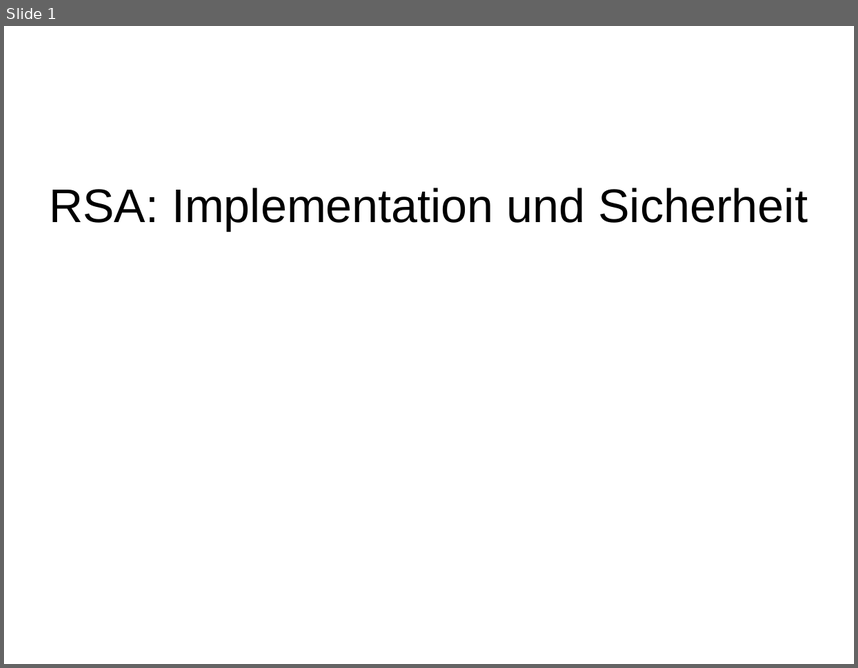
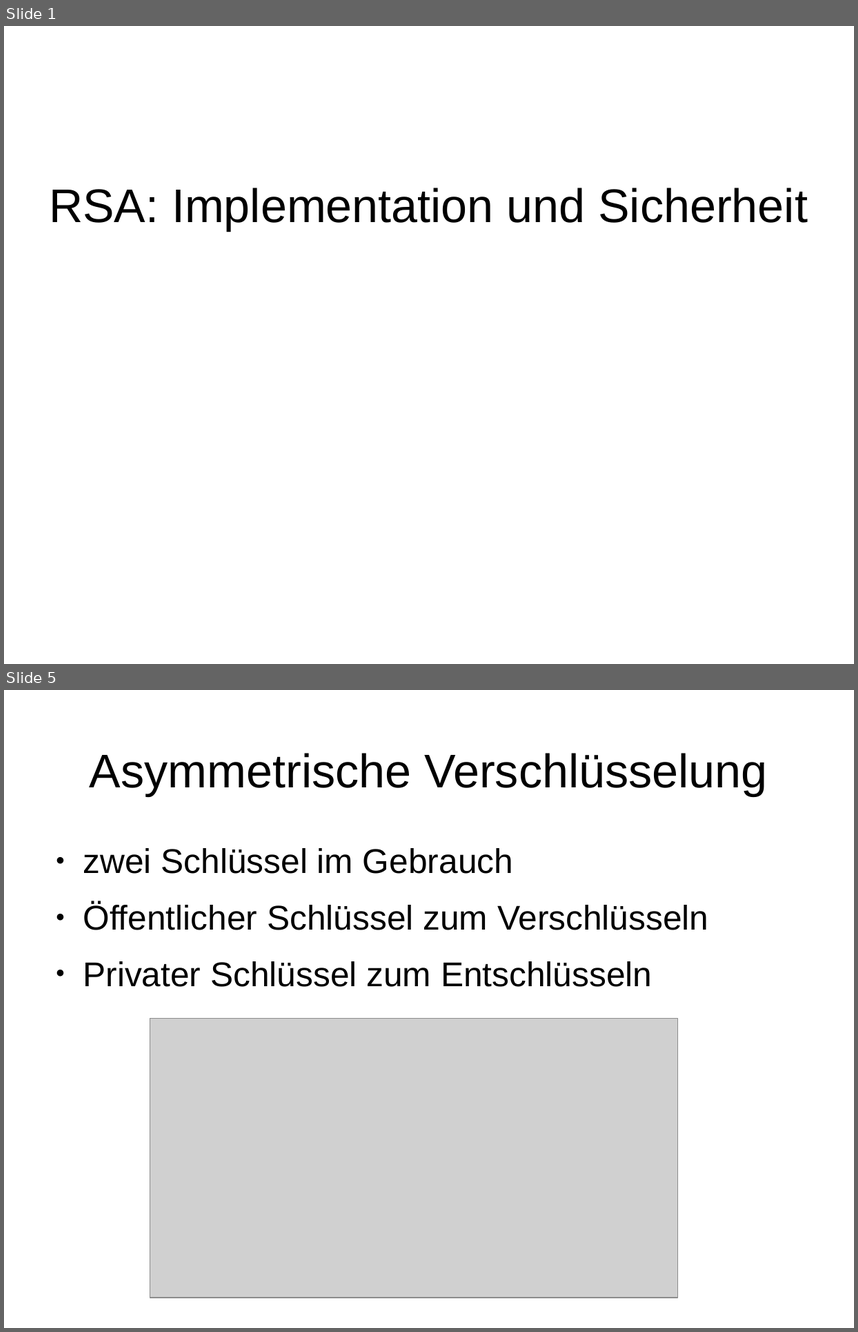
Before and after one commit to stadler-tom/schreibzeug, a slide deck: Presentation/Hauptseminar_RSA.odp. Shown one above the other, each under a label of ours: slide 1 before the commit, slides 1 and 5 after it; the slides between them are not shown. The pictures are 858x668 and 858x1332 pixels, drawn with LibreOffice and Linux fonts; fonts in the diff are those of the drawing; grey boxes stand for pictures. Boxes give left, top, right and bottom in pixels: in the first picture for what was removed or moved away, otherwise in the second. Text is boxed around its words. In the diff, an @@ line names an element or a change of style, - is before the commit and + after.

```diff
--- a/Presentation/Hauptseminar_RSA.odp
+++ b/Presentation/Hauptseminar_RSA.odp
@@ slide 5 added at <box>4,690,854,1328</box>, background #FFFFFF @@
@@ title added at <box>90,753,767,796</box>, 44 pt, text #000000 @@
+Asymmetrische Verschlüsselung
@@ text added at <box>83,848,708,987</box>, 32 pt, text #000000 @@
+● zwei Schlüssel im Gebrauch
+● Öffentlicher Schlüssel zum Verschlüsseln
+● Privater Schlüssel zum Entschlüsseln
@@ picture added at <box>150,1018,678,1297</box> @@
```
Also in this commit, not shown: 4 other slides added, 1 slide removed, 1 other file.
